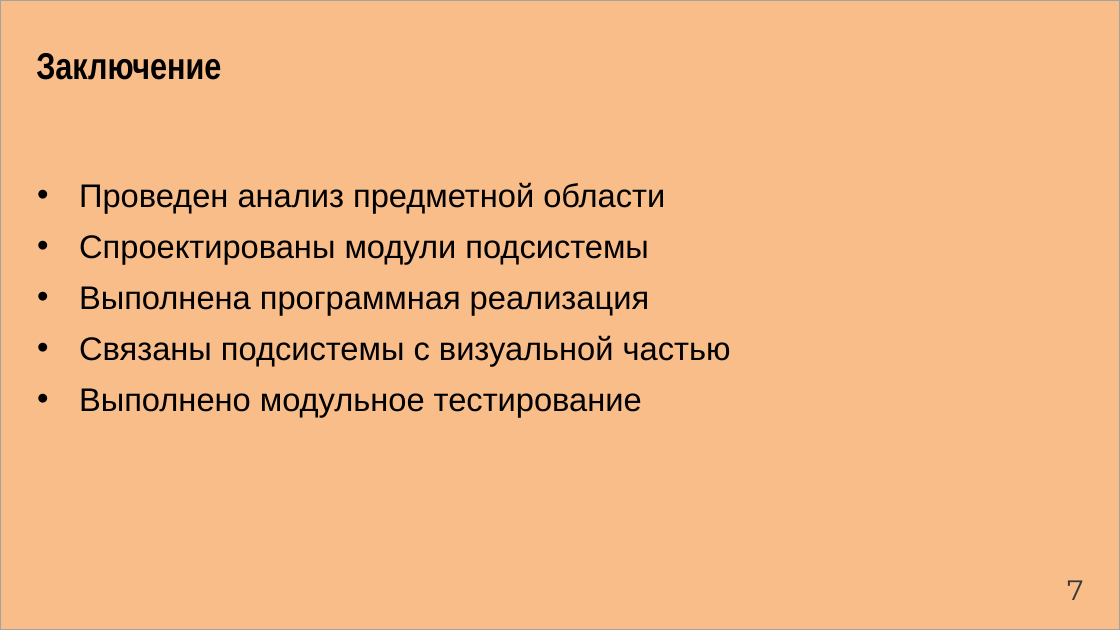
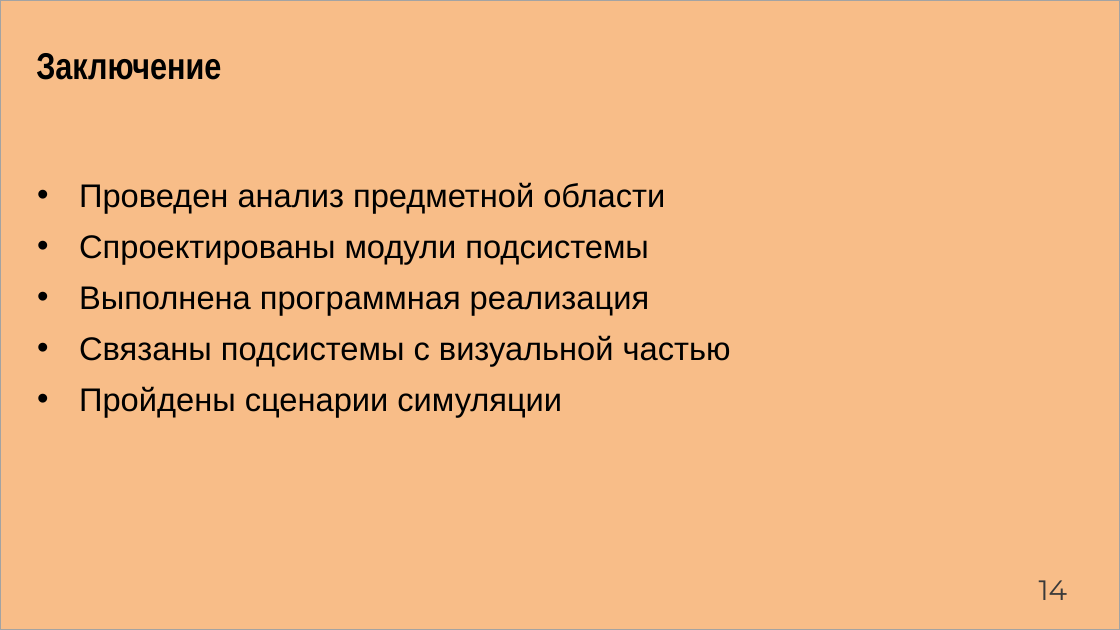
Before and after one commit to Artemor31/Files, a slide deck: slide 14 of Готовые части/NormPreza.pptx. Drawn at 1120x630 pixels with LibreOffice and Linux fonts; fonts in the diff are those of the drawing. Boxes give left, top, right and bottom in pixels: in the first picture for what was removed or moved away, otherwise in the second. Text is boxed around its words. In the diff, an @@ line names an element or a change of style, - is before the commit and + after.

```diff
--- a/Готовые части/NormPreza.pptx
+++ b/Готовые части/NormPreza.pptx
@@ text at bbox=[79, 386, 562, 417]: text changed @@
-• Выполнено модульное тестирование
+• Пройдены сценарии симуляции
@@ text at bbox=[1039, 580, 1068, 600]: text changed @@
-7
+14
```
Also in this commit, not shown: 8 other slides changed, 4 slides added, 4 slides removed, 2 other files.
